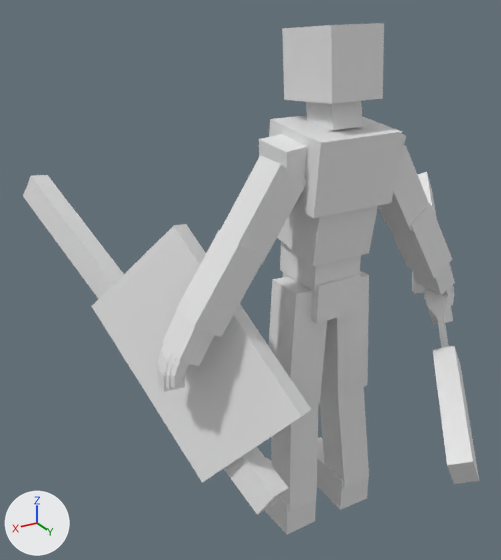
An edit to the FBX model Assets/Models/Player/WholeBodyClip/RPG-Character@RollLeft.FBX, drawn before and after from the same camera.
Before and after are seen from a 50 mm lens placed at (1.96, 2.59, 2.75), pointed at (0.09, -0.52, 1.2). The lights are fixed; the arrows at lower left show +X, +Y and +Z. Materials are left out; every surface is plain grey. Where no turn or scale is listed for an object, it has been applied to the vertices.

The first picture shows 'RPG-Character-Mesh', 'Shield', 'WeaponL', 'WeaponR'.
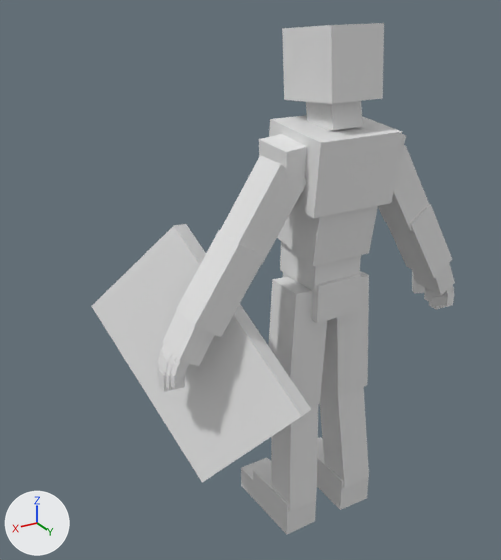
Changed parts and their boxes (x1, y1, x2, y2) in the pictures (501 x 560 px):
'WeaponL', deleted: before (23, 175, 288, 515)
'WeaponR', deleted: before (417, 172, 479, 484)

What the commit changed:
Object 'WeaponL' (ob_weaponl) is deleted.
Object 'WeaponR' (ob_weaponr) is deleted.
